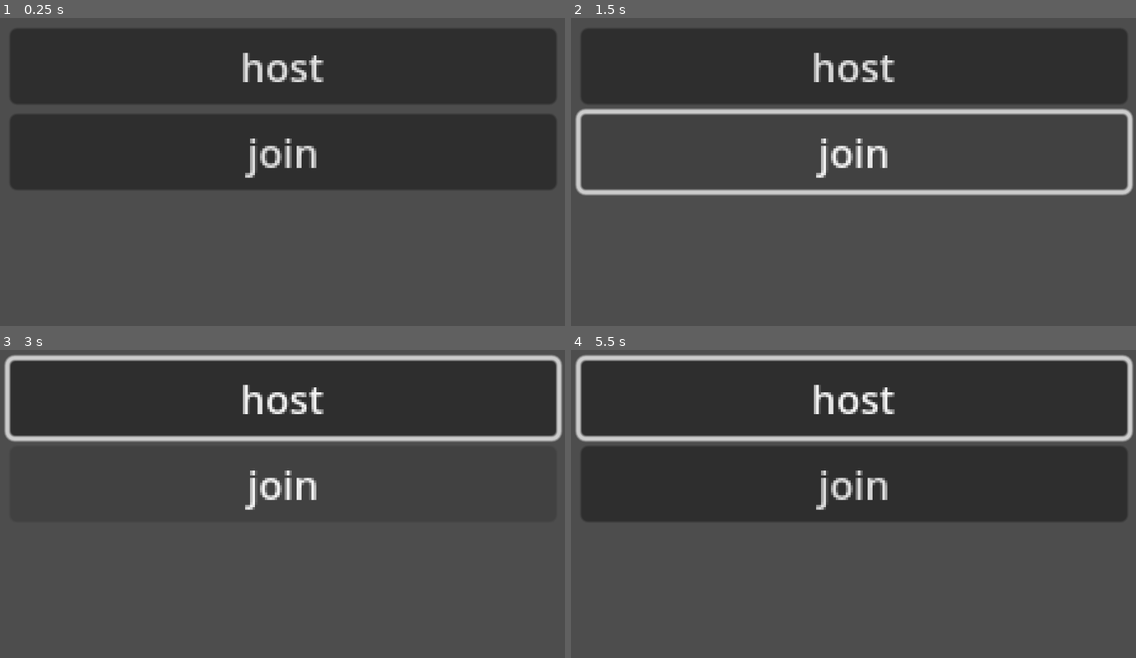
Above: before the commit, frames 1-4 (two rows, left to right).
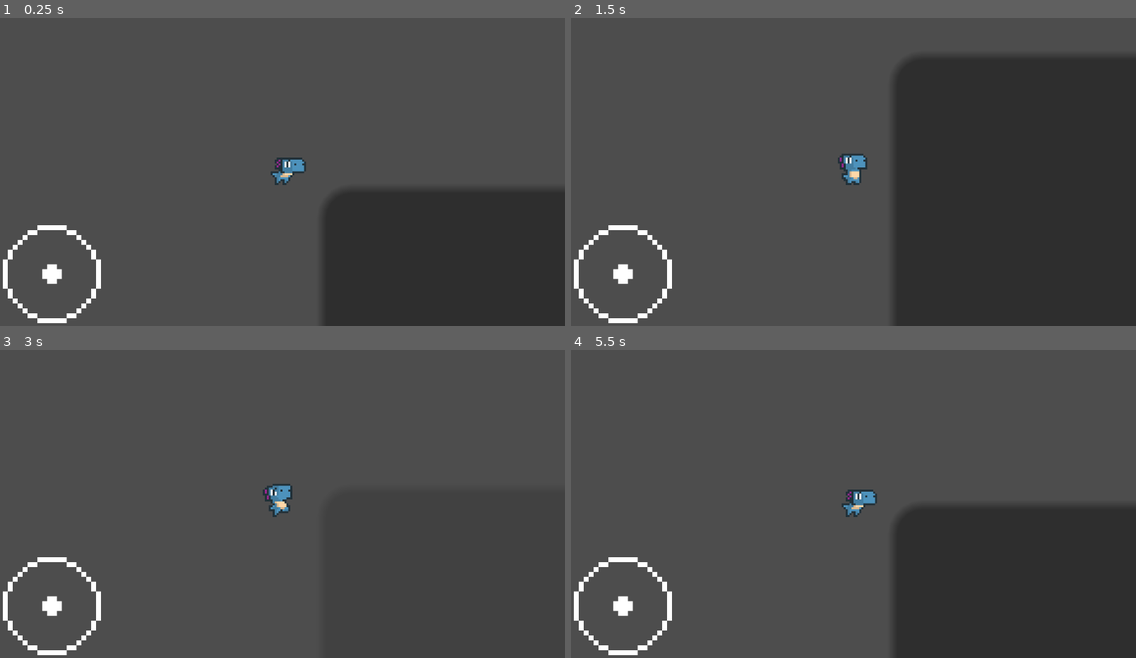
Above: after the commit, the same moments.

Repository: miladrezvani/DinoTag
Game: Godot game, scene res://scenes/map/map1.tscn
Two runs of this game, one before a commit and one after it. Both use one fixed random seed, a clock stepped at 60 frames per second and the inputs below. This scene is started directly instead of the project's main scene. The engine's default icon, where the game draws it, is replaced by a stand-in: a white triangle on a blue panel in a dark square.
Inputs (mouse positions are in pixels of both pictures, inside the frame that each line leads up to):
- Up to frame 1 (0.25 s): no input
- Up to frame 2 (1.5 s): click (853, 67) at 0.5 s, where only the run before the commit has a clickable "host"; click (853, 153) at 1.25 s, where only the run before the commit has a clickable "join"
- Up to frame 3 (3 s): click (50, 605) at 2.02 s; move the mouse to (406, 482) at 2.77 s; hold Up (up) from 2.78 s (still down)
- Up to frame 4 (5.5 s): move the mouse to (740, 516) at 3.52 s; move the mouse to (910, 430) at 4.27 s; release Up (up) at 4.28 s; move the mouse to (825, 562) at 5.02 s; hold Up (up) from 5.03 s (still down)

The runs differ from the first frame. In frame 1, 65% of the frame differs, in the area x 0-100%, y 3-100%; in frame 2, 41%; in frame 3, 29%; in frame 4, 67%, in the area x 0-100%, y 1-100%.

Commit message:
remove border  from buttons

Diff:
--- a/scenes/map/map1.tscn
+++ b/scenes/map/map1.tscn
@@ -2,7 +2,7 @@
 
 [ext_resource type="PackedScene" uid="uid://bgfm78ircoc56" path="res://scenes/player.tscn" id="1_j2fkg"]
 [ext_resource type="Script" uid="uid://cgvb48vesijye" path="res://scripts/map_1.gd" id="1_ltmjf"]
-[ext_resource type="Script" uid="uid://cj1f7fgnkl58w" path="res://scripts/multiplayer_spawner.gd" id="2_ltmjf"]
+[ext_resource type="Script" uid="uid://cj1f7fgnkl58w" path="res://scripts/multiplayerSpawner.gd" id="2_ltmjf"]
 
 [sub_resource type="WorldBoundaryShape2D" id="WorldBoundaryShape2D_j2fkg"]
 normal = Vector2(-0.0192272, -0.999815)
--- a/scenes/map/theJailOfAzkaban.tscn
+++ b/scenes/map/theJailOfAzkaban.tscn
@@ -1,7 +1,7 @@
 [gd_scene load_steps=6 format=4 uid="uid://cob2kw6q40pv0"]
 
 [ext_resource type="Texture2D" uid="uid://ckusjwyhxf71j" path="res://assets/maps/cavesofgallet_tiles.png" id="1_gkf3x"]
-[ext_resource type="Script" uid="uid://cj1f7fgnkl58w" path="res://scripts/multiplayer_spawner.gd" id="2_vfxkc"]
+[ext_resource type="Script" uid="uid://cj1f7fgnkl58w" path="res://scripts/multiplayerSpawner.gd" id="2_vfxkc"]
 [ext_resource type="PackedScene" uid="uid://bgfm78ircoc56" path="res://scenes/player.tscn" id="3_h0a5d"]
 
 [sub_resource type="TileSetAtlasSource" id="TileSetAtlasSource_gkf3x"]
--- a/scenes/menu/characterSelection.tscn
+++ b/scenes/menu/characterSelection.tscn
@@ -1,10 +1,13 @@
-[gd_scene load_steps=18 format=3 uid="uid://cx551yw7quygb"]
+[gd_scene load_steps=19 format=3 uid="uid://cx551yw7quygb"]
 
 [ext_resource type="Script" uid="uid://chgd8wcti1brv" path="res://scripts/characterSelection.gd" id="1_fu5pc"]
 [ext_resource type="Texture2D" uid="uid://8g0ih0eo3yle" path="res://assets/players/DinoSprites - doux.png" id="1_h0ef3"]
 [ext_resource type="Texture2D" uid="uid://bifsfnht7aptu" path="res://assets/players/DinoSprites - mort.png" id="2_fu5pc"]
 [ext_resource type="Texture2D" uid="uid://b4rytt64fokgx" path="res://assets/players/DinoSprites - tard.png" id="3_sgbt3"]
 [ext_resource type="Texture2D" uid="uid://b5vej67lropf7" path="res://assets/players/DinoSprites - vita.png" id="4_saqcc"]
+
+[sub_resource type="StyleBoxFlat" id="StyleBoxFlat_fu5pc"]
+bg_color = Color(0.6, 0.6, 0.6, 0)
 
 [sub_resource type="StyleBoxTexture" id="StyleBoxTexture_gvaei"]
 texture = ExtResource("1_h0ef3")
@@ -80,6 +83,7 @@
 [node name="doux" type="Button" parent="HBoxContainer"]
 layout_mode = 2
 size_flags_horizontal = 3
+theme_override_styles/focus = SubResource("StyleBoxFlat_fu5pc")
 theme_override_styles/hover = SubResource("StyleBoxTexture_gvaei")
 theme_override_styles/pressed = SubResource("StyleBoxTexture_l6c5g")
 theme_override_styles/normal = SubResource("StyleBoxTexture_ellca")
@@ -87,6 +91,7 @@
 [node name="mort" type="Button" parent="HBoxContainer"]
 layout_mode = 2
 size_flags_horizontal = 3
+theme_override_styles/focus = SubResource("StyleBoxFlat_fu5pc")
 theme_override_styles/hover = SubResource("StyleBoxTexture_stlht")
 theme_override_styles/pressed = SubResource("StyleBoxTexture_l8fff")
 theme_override_styles/normal = SubResource("StyleBoxTexture_j0jdu")
@@ -94,6 +99,7 @@
 [node name="tard" type="Button" parent="HBoxContainer"]
 layout_mode = 2
 size_flags_horizontal = 3
+theme_override_styles/focus = SubResource("StyleBoxFlat_fu5pc")
 theme_override_styles/hover = SubResource("StyleBoxTexture_fkyo3")
 theme_override_styles/pressed = SubResource("StyleBoxTexture_oiu1n")
 theme_override_styles/normal = SubResource("StyleBoxTexture_cngam")
@@ -101,6 +107,7 @@
 [node name="vita" type="Button" parent="HBoxContainer"]
 layout_mode = 2
 size_flags_horizontal = 3
+theme_override_styles/focus = SubResource("StyleBoxFlat_fu5pc")
 theme_override_styles/hover = SubResource("StyleBoxTexture_6qubm")
 theme_override_styles/pressed = SubResource("StyleBoxTexture_055eo")
 theme_override_styles/normal = SubResource("StyleBoxTexture_qievj")
--- a/scenes/menu/host.tscn
+++ b/scenes/menu/host.tscn
@@ -10,6 +10,9 @@
 border_width_right = 10
 border_width_bottom = 10
 border_color = Color(0.533333, 0.627451, 0.262745, 1)
+
+[sub_resource type="StyleBoxFlat" id="StyleBoxFlat_hxwy3"]
+bg_color = Color(0.6, 0.6, 0.6, 0)
 
 [sub_resource type="StyleBoxFlat" id="StyleBoxFlat_0rx4c"]
 bg_color = Color(0.898039, 0.670588, 0.239216, 1)
@@ -36,6 +39,9 @@
 shadow_color = Color(0, 0, 0, 0.219608)
 shadow_size = 5
 shadow_offset = Vector2(-2, 2)
+
+[sub_resource type="StyleBoxFlat" id="StyleBoxFlat_vwhbu"]
+bg_color = Color(0.6, 0.6, 0.6, 0)
 
 [sub_resource type="StyleBoxFlat" id="StyleBoxFlat_bepqs"]
 bg_color = Color(0.627451, 0.262745, 0.270588, 1)
@@ -127,6 +133,7 @@
 layout_mode = 2
 size_flags_vertical = 3
 theme_override_font_sizes/font_size = 38
+theme_override_styles/focus = SubResource("StyleBoxFlat_hxwy3")
 theme_override_styles/hover = SubResource("StyleBoxFlat_0rx4c")
 theme_override_styles/pressed = SubResource("StyleBoxFlat_0rx4c")
 theme_override_styles/normal = SubResource("StyleBoxFlat_s5d5k")
@@ -136,6 +143,7 @@
 layout_mode = 2
 size_flags_vertical = 3
 theme_override_font_sizes/font_size = 38
+theme_override_styles/focus = SubResource("StyleBoxFlat_vwhbu")
 theme_override_styles/hover = SubResource("StyleBoxFlat_bepqs")
 theme_override_styles/pressed = SubResource("StyleBoxFlat_pa6ly")
 theme_override_styles/normal = SubResource("StyleBoxFlat_8rdf3")
--- a/scenes/menu/join.tscn
+++ b/scenes/menu/join.tscn
@@ -10,6 +10,9 @@
 border_width_right = 10
 border_width_bottom = 10
 border_color = Color(0.898039, 0.670588, 0.239216, 1)
+
+[sub_resource type="StyleBoxFlat" id="StyleBoxFlat_71f3q"]
+bg_color = Color(0.6, 0.6, 0.6, 0)
 
 [sub_resource type="StyleBoxFlat" id="StyleBoxFlat_t0nfr"]
 bg_color = Color(0.627451, 0.262745, 0.270588, 1)
@@ -65,6 +68,7 @@
 offset_bottom = 70.0
 grow_horizontal = 0
 theme_override_font_sizes/font_size = 38
+theme_override_styles/focus = SubResource("StyleBoxFlat_71f3q")
 theme_override_styles/hover = SubResource("StyleBoxFlat_t0nfr")
 theme_override_styles/pressed = SubResource("StyleBoxFlat_8uup4")
 theme_override_styles/normal = SubResource("StyleBoxFlat_v0upx")
--- a/scenes/menu/main.tscn
+++ b/scenes/menu/main.tscn
@@ -9,6 +9,9 @@
 border_width_right = 10
 border_width_bottom = 10
 border_color = Color(0.898039, 0.670588, 0.239216, 1)
+
+[sub_resource type="StyleBoxFlat" id="StyleBoxFlat_gmxck"]
+bg_color = Color(0.6, 0.6, 0.6, 0)
 
 [sub_resource type="StyleBoxFlat" id="StyleBoxFlat_r8hr5"]
 bg_color = Color(0.262745, 0.490196, 0.627451, 1)
@@ -35,6 +38,9 @@
 shadow_color = Color(0, 0, 0, 0.219608)
 shadow_size = 5
 shadow_offset = Vector2(-2, 2)
+
+[sub_resource type="StyleBoxFlat" id="StyleBoxFlat_ec7jh"]
+bg_color = Color(0.6, 0.6, 0.6, 0)
 
 [sub_resource type="StyleBoxFlat" id="StyleBoxFlat_ynvfx"]
 bg_color = Color(0.627451, 0.262745, 0.270588, 1)
@@ -127,6 +133,7 @@
 layout_mode = 2
 size_flags_horizontal = 3
 theme_override_font_sizes/font_size = 38
+theme_override_styles/focus = SubResource("StyleBoxFlat_gmxck")
 theme_override_styles/hover = SubResource("StyleBoxFlat_r8hr5")
 theme_override_styles/pressed = SubResource("StyleBoxFlat_r8hr5")
 theme_override_styles/normal = SubResource("StyleBoxFlat_g5gd7")
@@ -136,6 +143,7 @@
 layout_mode = 2
 size_flags_horizontal = 3
 theme_override_font_sizes/font_size = 38
+theme_override_styles/focus = SubResource("StyleBoxFlat_ec7jh")
 theme_override_styles/hover = SubResource("StyleBoxFlat_ynvfx")
 theme_override_styles/pressed = SubResource("StyleBoxFlat_box2j")
 theme_override_styles/normal = SubResource("StyleBoxFlat_rrmte")
Not shown: 1 places in scenes/menu/host.tscn that only renumber resources
Not shown: 1 places in scenes/menu/join.tscn that only renumber resources
Not shown: 1 places in scenes/menu/main.tscn that only renumber resources
Not shown, added: scripts/multiplayerSpawner.gd.uid
